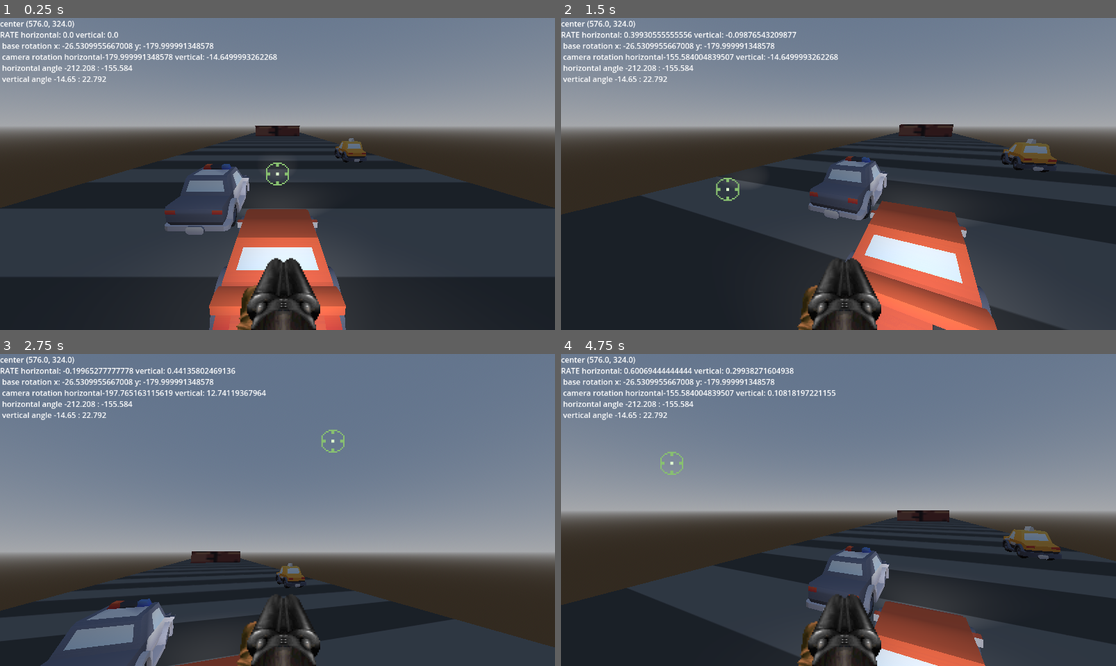
Above: before the commit, frames 1-4 (two rows, left to right).
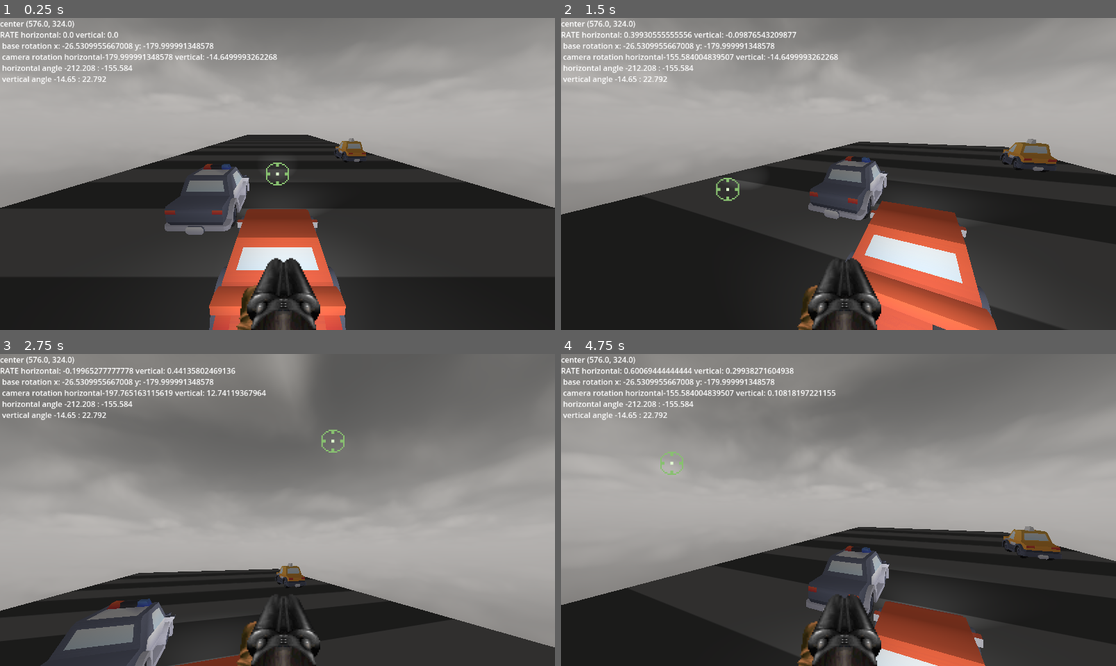
Above: after the commit, the same moments.

Repository: roverem/outrun
Game: Godot game, scene res://game.tscn
The game is run twice, just before and just after one commit, with the same random seed, the same clock (stepped at 60 frames per second) and the same inputs.
Inputs (mouse positions are in pixels of both pictures, inside the frame that each line leads up to):
- Up to frame 1 (0.25 s): no input
- Up to frame 2 (1.5 s): move the mouse to (960, 158) at 0.52 s; click (960, 158) at 0.67 s; move the mouse to (727, 189) at 1.27 s; click (727, 189) at 1.42 s
- Up to frame 3 (2.75 s): move the mouse to (333, 441) at 2.02 s; click (333, 441) at 2.17 s
- Up to frame 4 (4.75 s): move the mouse to (810, 572) at 2.77 s; click (810, 572) at 2.92 s; move the mouse to (1005, 556) at 3.52 s; click (1005, 556) at 3.67 s; move the mouse to (672, 463) at 4.27 s; click (672, 463) at 4.42 s

The runs differ from the first frame. In frame 1, 38% of the frame differs, in the area x 0-100%, y 0-69%; in frame 2, 38%; in frame 3, 65%, in the area x 0-100%, y 0-100%; in frame 4, 52%.

Commit message:
puse loh skyboxe viteh

Diff:
--- /dev/null
+++ b/assets/3D/Skyboxes/AllSkyFree_AnotherPlanet.tscn
@@ -0,0 +1,46 @@
+[gd_scene load_steps=4 format=2]
+
+[ext_resource path="res://addons/AllSkyFree/Skyboxes/AllSkyFree_Sky_AnotherPlanet_Equirect.png" type="Texture" id=1]
+
+
+[sub_resource type="PanoramaSky" id=1]
+panorama = ExtResource( 1 )
+
+[sub_resource type="Environment" id=2]
+background_mode = 2
+background_sky = SubResource( 1 )
+ambient_light_energy = 0.96
+fog_color = Color( 0.407843, 0.396078, 0.388235, 1 )
+fog_sun_color = Color( 0.847059, 0.823529, 0.796078, 1 )
+fog_sun_amount = 0.56
+fog_depth_begin = 0.0
+fog_depth_end = 1197.5
+fog_depth_curve = 2.2974
+fog_transmit_enabled = true
+fog_height_enabled = true
+fog_height_min = 197.6
+fog_height_max = -171.5
+ssao_radius = 8.1
+ssao_intensity = 4.3
+ssao_radius2 = 40.7
+ssao_intensity2 = 14.6
+ssao_bias = 0.059
+ssao_color = Color( 0.180392, 0.207843, 0.25098, 1 )
+glow_enabled = true
+glow_intensity = 1.86
+glow_strength = 0.87
+glow_bloom = 0.02
+glow_hdr_threshold = 0.44
+glow_bicubic_upscale = true
+
+[node name="AllSkyFree_AnotherPlanet" type="Spatial"]
+
+[node name="WorldEnvironment_AnotherPlanet" type="WorldEnvironment" parent="."]
+environment = SubResource( 2 )
+
+[node name="DirectionalLight_AnotherPlanet" type="DirectionalLight" parent="."]
+transform = Transform( 1, 0, 0, 0, 0.849579, 0.527461, 0, -0.527461, 0.849579, 0, 26.5368, 0 )
+light_color = Color( 0.764706, 0.666667, 0.662745, 1 )
+light_energy = 2.48
+light_specular = 1.0
+shadow_enabled = true
--- /dev/null
+++ b/assets/3D/Skyboxes/AllSkyFree_CartoonNightSky.tscn
@@ -0,0 +1,45 @@
+[gd_scene load_steps=4 format=2]
+
+[ext_resource path="res://addons/AllSkyFree/Skyboxes/AllSkyFree_Sky_CartoonNightSky_Equirect.png" type="Texture" id=1]
+
+
+[sub_resource type="PanoramaSky" id=1]
+panorama = ExtResource( 1 )
+
+[sub_resource type="Environment" id=2]
+background_mode = 2
+background_sky = SubResource( 1 )
+ambient_light_energy = 1.11
+fog_enabled = true
+fog_color = Color( 0.12549, 0.266667, 0.458824, 1 )
+fog_sun_color = Color( 0.847059, 0.823529, 0.796078, 1 )
+fog_sun_amount = 0.56
+fog_depth_begin = 0.0
+fog_depth_end = 1679.0
+fog_depth_curve = 2.0
+fog_height_min = 197.6
+fog_height_max = -171.5
+ssao_radius = 8.1
+ssao_intensity = 4.3
+ssao_radius2 = 40.7
+ssao_intensity2 = 14.6
+ssao_bias = 0.059
+ssao_color = Color( 0.180392, 0.207843, 0.25098, 1 )
+glow_enabled = true
+glow_intensity = 1.86
+glow_strength = 0.87
+glow_bloom = 0.02
+glow_hdr_threshold = 0.44
+glow_bicubic_upscale = true
+
+[node name="AllSkyFree_CartoonNightSky" type="Spatial"]
+
+[node name="WorldEnvironment_CartoonNightSky" type="WorldEnvironment" parent="."]
+environment = SubResource( 2 )
+
+[node name="DirectionalLight_CartoonNightSky" type="DirectionalLight" parent="."]
+transform = Transform( 1, 0, 0, 0, 0.849579, 0.527461, 0, -0.527461, 0.849579, 0, 26.5368, 0 )
+light_color = Color( 1, 0.980392, 0.968627, 1 )
+light_energy = 0.4
+light_specular = 1.0
+shadow_enabled = true
--- /dev/null
+++ b/assets/3D/Skyboxes/AllSkyFree_ClearBlueSky.tscn
@@ -0,0 +1,45 @@
+[gd_scene load_steps=4 format=2]
+
+[ext_resource path="res://addons/AllSkyFree/Skyboxes/AllSkyFree_Sky_ClearBlueSky_Equirect.png" type="Texture" id=1]
+
+
+[sub_resource type="PanoramaSky" id=1]
+panorama = ExtResource( 1 )
+
+[sub_resource type="Environment" id=2]
+background_mode = 2
+background_sky = SubResource( 1 )
+ambient_light_energy = 0.99
+fog_enabled = true
+fog_color = Color( 0.309804, 0.690196, 0.945098, 1 )
+fog_sun_color = Color( 0.847059, 0.823529, 0.796078, 1 )
+fog_sun_amount = 1.0
+fog_depth_begin = 0.0
+fog_depth_end = 2592.6
+fog_depth_curve = 2.0
+fog_height_min = 197.6
+fog_height_max = -171.5
+ssao_radius = 8.1
+ssao_intensity = 4.3
+ssao_radius2 = 40.7
+ssao_intensity2 = 14.6
+ssao_bias = 0.059
+ssao_color = Color( 0.180392, 0.207843, 0.25098, 1 )
+glow_enabled = true
+glow_intensity = 1.86
+glow_strength = 0.87
+glow_bloom = 0.02
+glow_hdr_threshold = 0.44
+glow_bicubic_upscale = true
+
+[node name="AllSkyFree_ClearBlueSky" type="Spatial"]
+
+[node name="WorldEnvironment_ClearBlueSky" type="WorldEnvironment" parent="."]
+environment = SubResource( 2 )
+
+[node name="DirectionalLight_ClearBlueSky" type="DirectionalLight" parent="."]
+transform = Transform( 1, 0, 0, 0, 0.603013, 0.797731, 0, -0.797731, 0.603013, 0, 26.5368, 0 )
+light_color = Color( 1, 0.980392, 0.968627, 1 )
+light_energy = 1.04
+light_specular = 1.0
+shadow_enabled = true
--- /dev/null
+++ b/assets/3D/Skyboxes/AllSkyFree_ColdNight.tscn
@@ -0,0 +1,46 @@
+[gd_scene load_steps=4 format=2]
+
+[ext_resource path="res://addons/AllSkyFree/Skyboxes/AllSkyFree_Sky_ColdNight_Equirect.png" type="Texture" id=1]
+
+
+[sub_resource type="PanoramaSky" id=1]
+panorama = ExtResource( 1 )
+
+[sub_resource type="Environment" id=2]
+background_mode = 2
+background_sky = SubResource( 1 )
+ambient_light_energy = 1.11
+fog_enabled = true
+fog_color = Color( 0.0392157, 0.0745098, 0.12549, 1 )
+fog_sun_color = Color( 0.364706, 0.505882, 0.662745, 1 )
+fog_sun_amount = 0.2
+fog_depth_begin = 0.0
+fog_depth_end = 1358.0
+fog_depth_curve = 2.0
+fog_transmit_enabled = true
+fog_height_min = 197.6
+fog_height_max = -171.5
+ssao_radius = 8.1
+ssao_intensity = 4.3
+ssao_radius2 = 40.7
+ssao_intensity2 = 14.6
+ssao_bias = 0.059
+ssao_color = Color( 0.180392, 0.207843, 0.25098, 1 )
+glow_enabled = true
+glow_intensity = 1.86
+glow_strength = 0.87
+glow_bloom = 0.02
+glow_hdr_threshold = 0.44
+glow_bicubic_upscale = true
+
+[node name="AllSkyFree_ColdNight" type="Spatial"]
+
+[node name="WorldEnvironment_ColdNightEquirect" type="WorldEnvironment" parent="."]
+environment = SubResource( 2 )
+
+[node name="DirectionalLight_ColdNightEquirect" type="DirectionalLight" parent="."]
+transform = Transform( 1, 0, 0, 0, 0.849579, 0.527461, 0, -0.527461, 0.849579, 0, 26.5368, 0 )
+light_color = Color( 0.376471, 0.517647, 0.666667, 1 )
+light_energy = 0.07
+light_specular = 1.0
+shadow_enabled = true
--- /dev/null
+++ b/assets/3D/Skyboxes/AllSkyFree_ColdSunset.tscn
@@ -0,0 +1,46 @@
+[gd_scene load_steps=4 format=2]
+
+[ext_resource path="res://addons/AllSkyFree/Skyboxes/AllSkyFree_Sky_ColdSunset_Equirect.png" type="Texture" id=1]
+
+
+[sub_resource type="PanoramaSky" id=1]
+panorama = ExtResource( 1 )
+
+[sub_resource type="Environment" id=2]
+background_mode = 2
+background_sky = SubResource( 1 )
+ambient_light_energy = 0.37
+fog_enabled = true
+fog_color = Color( 0.556863, 0.596078, 0.647059, 1 )
+fog_sun_color = Color( 1, 0.909804, 0.807843, 1 )
+fog_sun_amount = 1.0
+fog_depth_begin = 0.0
+fog_depth_end = 1358.0
+fog_depth_curve = 2.0
+fog_transmit_enabled = true
+fog_height_min = 197.6
+fog_height_max = -171.5
+ssao_radius = 8.1
+ssao_intensity = 4.3
+ssao_radius2 = 40.7
+ssao_intensity2 = 14.6
+ssao_bias = 0.059
+ssao_color = Color( 0.180392, 0.207843, 0.25098, 1 )
+glow_enabled = true
+glow_intensity = 1.86
+glow_strength = 0.87
+glow_bloom = 0.02
+glow_hdr_threshold = 0.44
+glow_bicubic_upscale = true
+
+[node name="AllSkyFree_ColdSunset" type="Spatial"]
+
+[node name="WorldEnvironment_ColdSunset" type="WorldEnvironment" parent="."]
+environment = SubResource( 2 )
+
+[node name="DirectionalLight_ColdSunset" type="DirectionalLight" parent="."]
+transform = Transform( 1, 0, 0, 0, 0.849579, 0.527461, 0, -0.527461, 0.849579, 0, 26.5368, 0 )
+light_color = Color( 0.96875, 0.9232, 0.8321, 1 )
+light_energy = 1.18
+light_specular = 1.0
+shadow_enabled = true
--- /dev/null
+++ b/assets/3D/Skyboxes/AllSkyFree_DeepDusk.tscn
@@ -0,0 +1,49 @@
+[gd_scene load_steps=4 format=2]
+
+[ext_resource path="res://addons/AllSkyFree/Skyboxes/AllSkyFree_Sky_DeepDusk_Equirect.png" type="Texture" id=1]
+
+
+[sub_resource type="PanoramaSky" id=1]
+panorama = ExtResource( 1 )
+
+[sub_resource type="Environment" id=2]
+background_mode = 2
+background_sky = SubResource( 1 )
+ambient_light_energy = 0.77
+fog_enabled = true
+fog_color = Color( 0.14902, 0.113725, 0.145098, 1 )
+fog_sun_color = Color( 0.541176, 0.211765, 0.160784, 1 )
+fog_sun_amount = 0.11
+fog_depth_begin = 98.8
+fog_depth_end = 1444.5
+fog_depth_curve = 0.466516
+fog_transmit_enabled = true
+fog_transmit_curve = 0.659754
+fog_height_enabled = true
+fog_height_min = 148.2
+fog_height_max = -48.0
+fog_height_curve = 4.59481
+ssao_radius = 8.1
+ssao_intensity = 4.3
+ssao_radius2 = 40.7
+ssao_intensity2 = 14.6
+ssao_bias = 0.059
+ssao_color = Color( 0.180392, 0.207843, 0.25098, 1 )
+glow_enabled = true
+glow_intensity = 1.86
+glow_strength = 0.87
+glow_bloom = 0.02
+glow_hdr_threshold = 0.44
+glow_bicubic_upscale = true
+
+[node name="AllSkyFree_DeepDusk" type="Spatial"]
+
+[node name="WorldEnvironment_DeepDusk" type="WorldEnvironment" parent="."]
+environment = SubResource( 2 )
+
+[node name="DirectionalLight_DeepDusk" type="DirectionalLight" parent="."]
+transform = Transform( 1, 0, 0, 0, 0.986072, 0.166321, 0, -0.166321, 0.986072, 0, 26.5368, 0 )
+light_color = Color( 0.521569, 0.203922, 0.160784, 1 )
+light_energy = 0.41
+light_specular = 1.0
+shadow_enabled = true
--- /dev/null
+++ b/assets/3D/Skyboxes/AllSkyFree_EpicBlueSunset.tscn
@@ -0,0 +1,48 @@
+[gd_scene load_steps=4 format=2]
+
+[ext_resource path="res://addons/AllSkyFree/Skyboxes/AllSkyFree_Sky_EpicBlueSunset_Equirect.png" type="Texture" id=1]
+
+
+[sub_resource type="PanoramaSky" id=1]
+panorama = ExtResource( 1 )
+
+[sub_resource type="Environment" id=2]
+background_mode = 2
+background_sky = SubResource( 1 )
+ambient_light_energy = 0.67
+fog_enabled = true
+fog_color = Color( 0.305882, 0.372549, 0.52549, 1 )
+fog_sun_color = Color( 0.901961, 0.803922, 0.752941, 1 )
+fog_sun_amount = 1.0
+fog_depth_begin = 98.8
+fog_depth_end = 1444.5
+fog_depth_curve = 0.466516
+fog_transmit_enabled = true
+fog_transmit_curve = 0.659754
+fog_height_enabled = true
+fog_height_min = 148.2
+fog_height_max = -48.0
+fog_height_curve = 4.59481
+ssao_radius = 8.1
+ssao_intensity = 4.3
+ssao_radius2 = 40.7
+ssao_intensity2 = 14.6
+ssao_bias = 0.059
+ssao_color = Color( 0.180392, 0.207843, 0.25098, 1 )
+glow_enabled = true
+glow_intensity = 1.86
+glow_strength = 0.87
+glow_bloom = 0.02
+glow_hdr_threshold = 0.44
+glow_bicubic_upscale = true
+
+[node name="AllSkyFree_EpicBlueSunset" type="Spatial"]
+
+[node name="WorldEnvironment_EpicBlueSunset" type="WorldEnvironment" parent="."]
+environment = SubResource( 2 )
+
+[node name="DirectionalLight_EpicBlueSunset" type="DirectionalLight" parent="."]
+transform = Transform( 1, 0, 0, 0, 0.849579, 0.527461, 0, -0.527461, 0.849579, 0, 26.5368, 0 )
+light_color = Color( 1, 0.924276, 0.869018, 1 )
+light_specular = 1.0
+shadow_enabled = true
--- /dev/null
+++ b/assets/3D/Skyboxes/AllSkyFree_EpicGloriousPink.tscn
@@ -0,0 +1,41 @@
+[gd_scene load_steps=4 format=2]
+
+[ext_resource path="res://addons/AllSkyFree/Skyboxes/AllSkyFree_Sky_EpicGloriousPink_Equirect.png" type="Texture" id=1]
+
+
+[sub_resource type="PanoramaSky" id=1]
+panorama = ExtResource( 1 )
+
+[sub_resource type="Environment" id=2]
+background_mode = 2
+background_sky = SubResource( 1 )
+fog_enabled = true
+fog_color = Color( 0.737255, 0.654902, 0.741176, 1 )
+fog_sun_color = Color( 1, 0.945098, 0.835294, 1 )
+fog_sun_amount = 1.0
+fog_height_enabled = true
+fog_height_min = 148.2
+fog_height_max = -171.5
+ssao_radius = 8.1
+ssao_intensity = 4.3
+ssao_radius2 = 40.7
+ssao_intensity2 = 14.6
+ssao_bias = 0.059
+ssao_color = Color( 0.180392, 0.207843, 0.25098, 1 )
+glow_enabled = true
+glow_intensity = 1.86
+glow_strength = 0.87
+glow_bloom = 0.02
+glow_hdr_threshold = 0.44
+glow_bicubic_upscale = true
+
+[node name="AllSkyFree_EpicGloriousPink" type="Spatial"]
+
+[node name="WorldEnvironment_EpicGloriousPink" type="WorldEnvironment" parent="."]
+environment = SubResource( 2 )
+
+[node name="DirectionalLight_EpicGloriousPink" type="DirectionalLight" parent="."]
+transform = Transform( 1, 0, 0, 0, 0.849579, 0.527461, 0, -0.527461, 0.849579, 0, 26.5368, 0 )
+light_color = Color( 0.847059, 0.74902, 0.8, 1 )
+light_specular = 1.0
+shadow_enabled = true
--- /dev/null
+++ b/assets/3D/Skyboxes/AllSkyFree_MoonBurst.tscn
@@ -0,0 +1,44 @@
+[gd_scene load_steps=4 format=2]
+
+[ext_resource path="res://addons/AllSkyFree/Skyboxes/AllSkyFree_Sky_MoonBurst_Equirect.png" type="Texture" id=1]
+
+
+[sub_resource type="PanoramaSky" id=1]
+panorama = ExtResource( 1 )
+
+[sub_resource type="Environment" id=2]
+background_mode = 2
+background_sky = SubResource( 1 )
+fog_enabled = true
+fog_color = Color( 0.0745098, 0.0901961, 0.117647, 1 )
+fog_sun_color = Color( 0.564706, 0.729412, 0.92549, 1 )
+fog_sun_amount = 0.13
+fog_depth_begin = 0.0
+fog_depth_end = 1024.7
+fog_depth_curve = 0.615572
+fog_height_min = 148.2
+fog_height_max = -171.5
+ssao_radius = 8.1
+ssao_intensity = 4.3
+ssao_radius2 = 40.7
+ssao_intensity2 = 14.6
+ssao_bias = 0.059
+ssao_color = Color( 0.180392, 0.207843, 0.25098, 1 )
+glow_enabled = true
+glow_intensity = 1.86
+glow_strength = 0.87
+glow_bloom = 0.02
+glow_hdr_threshold = 0.44
+glow_bicubic_upscale = true
+
+[node name="AllSkyFree_MoonBurst" type="Spatial"]
+
+[node name="WorldEnvironment_MoonBurst" type="WorldEnvironment" parent="."]
+environment = SubResource( 2 )
+
+[node name="DirectionalLight_MoonBurst" type="DirectionalLight" parent="."]
+transform = Transform( 1, 0, 0, 0, 0.849579, 0.527461, 0, -0.527461, 0.849579, 0, 26.5368, 0 )
+light_color = Color( 0.52549, 0.619608, 0.733333, 1 )
+light_energy = 0.32
+light_specular = 1.0
+shadow_enabled = true
--- /dev/null
+++ b/assets/3D/Skyboxes/AllSkyFree_OvercastLow.tscn
@@ -0,0 +1,47 @@
+[gd_scene load_steps=4 format=2]
+
+[ext_resource path="res://addons/AllSkyFree/Skyboxes/AllSkyFree_Sky_OvercastLow_Equirect.png" type="Texture" id=1]
+
+
+[sub_resource type="PanoramaSky" id=1]
+panorama = ExtResource( 1 )
+
+[sub_resource type="Environment" id=2]
+background_mode = 2
+background_sky = SubResource( 1 )
+ambient_light_energy = 0.76
+fog_enabled = true
+fog_color = Color( 0.407843, 0.396078, 0.388235, 1 )
+fog_sun_color = Color( 0.847059, 0.823529, 0.796078, 1 )
+fog_sun_amount = 0.56
+fog_depth_begin = 0.0
+fog_depth_end = 1197.5
+fog_depth_curve = 2.2974
+fog_transmit_enabled = true
+fog_height_enabled = true
+fog_height_min = 197.6
+fog_height_max = -171.5
+ssao_radius = 8.1
+ssao_intensity = 4.3
+ssao_radius2 = 40.7
+ssao_intensity2 = 14.6
+ssao_bias = 0.059
+ssao_color = Color( 0.180392, 0.207843, 0.25098, 1 )
+glow_enabled = true
+glow_intensity = 1.86
+glow_strength = 0.87
+glow_bloom = 0.02
+glow_hdr_threshold = 0.44
+glow_bicubic_upscale = true
+
+[node name="AllSkyFree_OvercastLow" type="Spatial"]
+
+[node name="WorldEnvironment_OvercastLow" type="WorldEnvironment" parent="."]
+environment = SubResource( 2 )
+
+[node name="DirectionalLight_OvercastLow" type="DirectionalLight" parent="."]
+transform = Transform( 1, 0, 0, 0, 0.849579, 0.527461, 0, -0.527461, 0.849579, 0, 26.5368, 0 )
+light_color = Color( 0.654902, 0.647059, 0.635294, 1 )
+light_energy = 0.18
+light_specular = 1.0
+shadow_enabled = true
--- a/game.gd
+++ b/game.gd
@@ -13,17 +13,17 @@
 @onready var debug_text:RichTextLabel = %DebugText
 
 @export var segment_scene: PackedScene          # arrastra TrackSegment.tscn
-@export var move_speed: float = 30.0            # unidades/seg
-@export var pool_size: int = 25                # cuántas piezas mantener vivas
+@export var move_speed: float = 10.0            # unidades/seg
+@export var pool_size: int = 15                # cuántas piezas mantener vivas
 @export var segment_length: float = 5.0        # fallback si la pieza no lo exporta
-@export var spawn_ahead: float = 250.0          # hasta dónde “llenar” por delante
+@export var spawn_ahead: float = 50.0          # hasta dónde “llenar” por delante
 @onready var segments_root: Node3D = $Segments
 
 var angle_range:float = 15.0
 var base_position: Vector3
 var base_rotation: Vector3
 var _active := []            # Array[Node3D]
-var _next_z := 0.0           # dónde colocar la próxima pieza (en +Z)
+var _next_z := 50.0           # dónde colocar la próxima pieza (en +Z)
 
 func _ready() -> void:
 	base_position = camera_3d.position  # guarda la posición inicial
--- a/game.tscn
+++ b/game.tscn
@@ -9,15 +9,17 @@
 [ext_resource type="Script" uid="uid://bkmoav7beqep5" path="res://crosshair.gd" id="6_ryrav"]
 [ext_resource type="Texture2D" uid="uid://bwoocqosrk5if" path="res://assets/2D/shotgun.png" id="6_vef74"]
 [ext_resource type="Texture2D" uid="uid://cksoxnbpj1gxe" path="res://assets/3D/Textures/textura_pared.png" id="8_j5wjh"]
+[ext_resource type="Texture2D" uid="uid://c52hoc7ny6bmk" path="res://assets/3D/Skyboxes/Skyboxes/AllSkyFree_Sky_OvercastLow_Equirect.png" id="9_hve3p"]
 
 [sub_resource type="AtlasTexture" id="AtlasTexture_ryrav"]
 atlas = ExtResource("5_ryrav")
 region = Rect2(208, 106, 64, 64)
 
-[sub_resource type="ProceduralSkyMaterial" id="ProceduralSkyMaterial_j5wjh"]
+[sub_resource type="PanoramaSkyMaterial" id="PanoramaSkyMaterial_mfdv2"]
+panorama = ExtResource("9_hve3p")
 
 [sub_resource type="Sky" id="Sky_eow3j"]
-sky_material = SubResource("ProceduralSkyMaterial_j5wjh")
+sky_material = SubResource("PanoramaSkyMaterial_mfdv2")
 
 [sub_resource type="Environment" id="Environment_j5wjh"]
 background_mode = 2
@@ -117,11 +119,4 @@
 visible = false
 mesh = SubResource("BoxMesh_eow3j")
 
-[node name="pared_falopa" type="NavigationRegion3D" parent="."]
-navigation_mesh = SubResource("NavigationMesh_ryrav")
-
-[node name="MeshInstance3D" type="MeshInstance3D" parent="pared_falopa"]
-transform = Transform3D(1, 0, 0, 0, 1, 0, 0, 0, 1, 0, -0.115, 40.9577)
-mesh = SubResource("BoxMesh_eow3j")
-
 [node name="Segments" type="Node3D" parent="."]
Not shown, added: assets/3D/Skyboxes/Skyboxes/AllSkyFree_Sky_AnotherPlanet_Equirect.png.import
Binary file added: assets/3D/Skyboxes/Skyboxes/AllSkyFree_Sky_CartoonNightSky_Equirect.png
Not shown, added: assets/3D/Skyboxes/Skyboxes/AllSkyFree_Sky_CartoonNightSky_Equirect.png.import
Binary file added: assets/3D/Skyboxes/Skyboxes/AllSkyFree_Sky_ClearBlueSky_Equirect.png
Not shown, added: assets/3D/Skyboxes/Skyboxes/AllSkyFree_Sky_ClearBlueSky_Equirect.png.import
Not shown, added: assets/3D/Skyboxes/Skyboxes/AllSkyFree_Sky_ColdNight_Equirect.png.import
Not shown, added: assets/3D/Skyboxes/Skyboxes/AllSkyFree_Sky_ColdSunset_Equirect.png.import
Not shown, added: assets/3D/Skyboxes/Skyboxes/AllSkyFree_Sky_DeepDusk_Equirect.png.import
Not shown, added: assets/3D/Skyboxes/Skyboxes/AllSkyFree_Sky_EpicBlueSunset_Equirect.png.import
Not shown, added: assets/3D/Skyboxes/Skyboxes/AllSkyFree_Sky_EpicGloriousPink_Equirect.png.import
Not shown, added: assets/3D/Skyboxes/Skyboxes/AllSkyFree_Sky_MoonBurst_Equirect.png.import
Binary file added: assets/3D/Skyboxes/Skyboxes/AllSkyFree_Sky_OvercastLow_Equirect.png
(and 11 more such lines)
